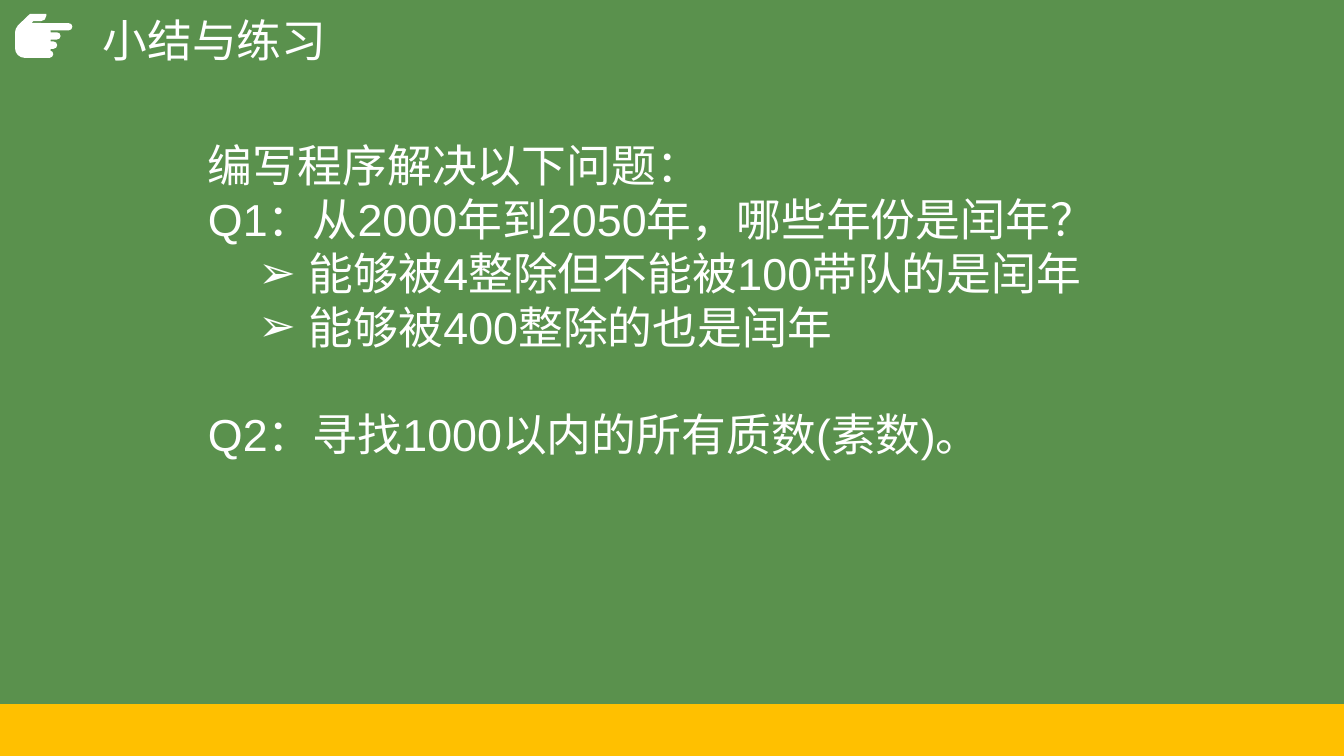
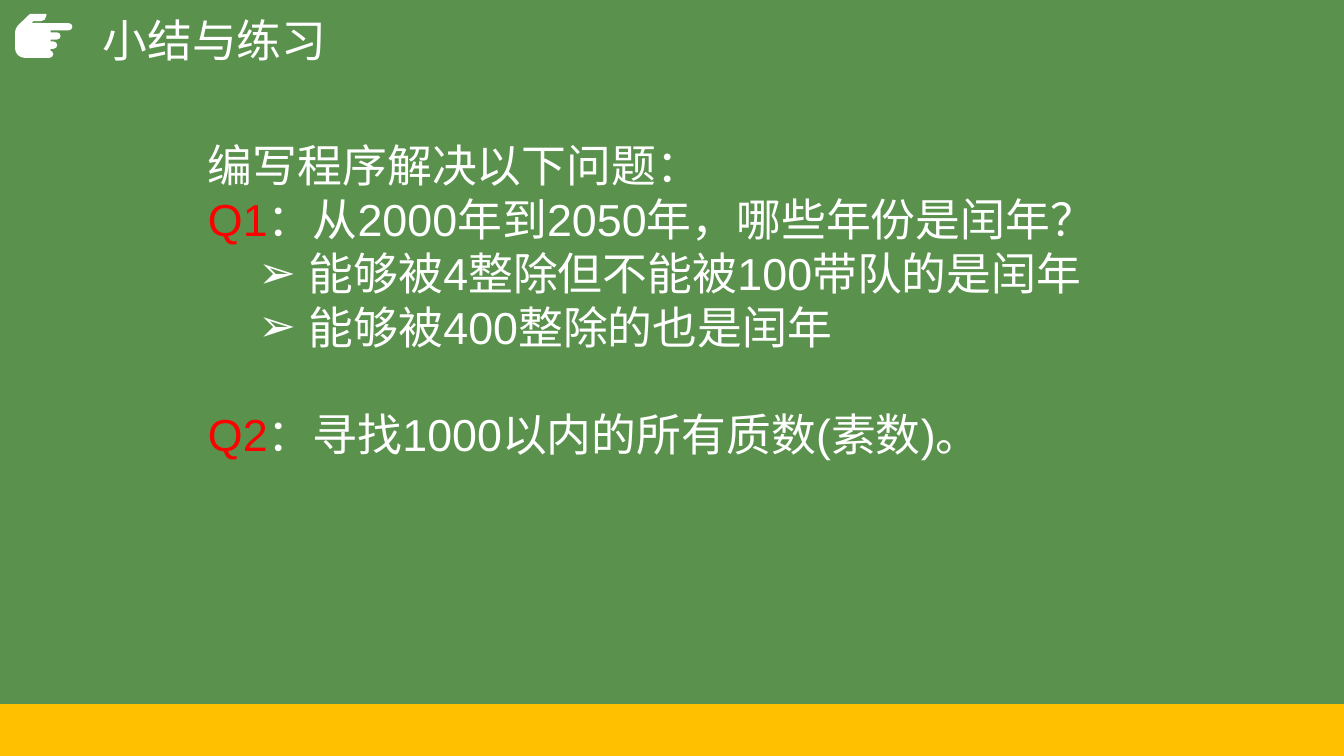
Before and after one commit to hongm32/2020design, a slide deck: slide 25 of 【第09课】4.1算法及其特征/【第09课】4.1算法及其特征.pptx. Drawn at 1344x756 pixels with LibreOffice and Linux fonts; fonts in the diff are those of the drawing. Boxes give left, top, right and bottom in pixels: in the first picture for what was removed or moved away, otherwise in the second. Text is boxed around its words. In the diff, an @@ line names an element or a change of style, - is before the commit and + after.

```diff
--- a/【第09课】4.1算法及其特征/【第09课】4.1算法及其特征.pptx
+++ b/【第09课】4.1算法及其特征/【第09课】4.1算法及其特征.pptx
@@ text at (208, 201, 1095, 460): text colour #FFFFFF to #FF0000 in "Q1：从2000年到2050年，哪些年份是闰年？", "Q2：寻找1000以内的所有质数(素数)。" @@
```
Also in this commit, not shown: 8 other slides changed, 5 other files.
